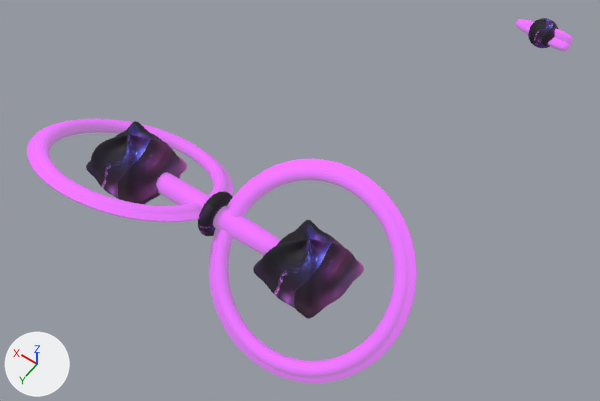
Renders of the FBX model Assets/Resources/enemies/models/vox/vox_medium.fbx from each side of a commit.
The view is the same before and after, from a camera (50 mm lens) standing at (-0.118, 0.171, 0.316) and looking at (0.039, -0.048, -0.029). The axes (+X, +Y, +Z) are drawn at lower left. The lights are the same throughout. Where no turn or scale is listed for an object, it has been applied to the vertices.

Before the edit, the objects in view are built like this:
```python
ob_backring = bpy.data.objects.new('backRing', me_mesh_003)
ob_backring.location = (0.1058, 0.0008, 0.0)
ob_backring.rotation_euler = (-1.047, 0.0, 0.0)  # degrees (-60, 0, 0)
ob_backring.scale = (0.0074, 0.0074, 0.0074)
ob_body = bpy.data.objects.new('body', me_mesh)
ob_body.location = (0.0, 0.0, 0.0)
ob_innerring = bpy.data.objects.new('innerRing', me_mesh_001)
ob_innerring.location = (0.0, 0.0008, 0.0)
ob_innerring.rotation_euler = (0.838, 0.0, 0.0)  # degrees (48, 0, 0)
ob_innerring.scale = (0.0074, 0.0074, 0.0074)
ob_set2_light_barrel = bpy.data.objects.new('set2_light:barrel', me_mesh_005)
ob_set2_light_barrel.location = (-0.0165, -0.2091, -0.0001)
ob_set2_light_barrel1 = bpy.data.objects.new('set2_light:barrel1', me_mesh_007)
ob_set2_light_barrel1.location = (-0.0165, -0.2091, -0.0001)
ob_set2_light_barrelmount = bpy.data.objects.new('set2_light:barrelMount', me_mesh_006)
ob_set2_light_barrelmount.location = (-0.0167, -0.2091, 0.0)
# also in view: 'joinPole2' at (0.058, 0.0, 0.0); 'backBody' at (0.105, 0.0, 0.0); 'midjoin' at (0.054, 0.0, 0.0)
```
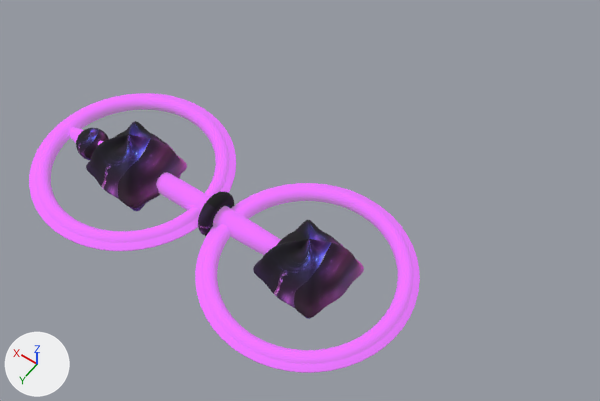
What differs and where, as boxes (x1, y1, x2, y2) in the pictures (600 x 401 px):
'innerRing', turned: before (209, 159, 417, 383); after (195, 183, 420, 373)
'backRing', turned: before (27, 118, 233, 222); after (29, 93, 236, 251)
'set2_light:barrelMount', moved: before (528, 18, 558, 48); after (76, 128, 109, 160)
'set2_light:barrel', moved: before (516, 19, 572, 51); after (70, 127, 104, 145)
'set2_light:barrel1', moved: before (516, 21, 573, 50); after (69, 128, 84, 143)

Patch to the scene script:
```diff
--- a/Assets/Resources/enemies/models/vox/vox_medium.fbx.py
+++ b/Assets/Resources/enemies/models/vox/vox_medium.fbx.py
@@ ob_backring @@
 ob_backring.location = (0.1058, 0.0008, 0.0)
-ob_backring.rotation_euler = (-1.047, 0.0, 0.0)  # degrees (-60, 0, 0)
+ob_backring.rotation_euler = (1.571, 0.0, 0.0)  # degrees (90, 0, 0)
 ob_backring.scale = (0.0074, 0.0074, 0.0074)
@@ ob_innerring @@
 ob_innerring.location = (0.0, 0.0008, 0.0)
-ob_innerring.rotation_euler = (0.838, 0.0, 0.0)  # degrees (48, 0, 0)
+ob_innerring.rotation_euler = (1.571, 0.0, 0.0)  # degrees (90, 0, 0)
 ob_innerring.scale = (0.0074, 0.0074, 0.0074)
@@ ob_set2_light_barrel @@
 ob_set2_light_barrel = bpy.data.objects.new('set2_light:barrel', me_mesh_005)
-ob_set2_light_barrel.location = (-0.0165, -0.2091, -0.0001)
+ob_set2_light_barrel.location = (0.1327, 0.0018, -0.0001)
@@ ob_set2_light_barrelmount @@
 ob_set2_light_barrelmount = bpy.data.objects.new('set2_light:barrelMount', me_mesh_006)
-ob_set2_light_barrelmount.location = (-0.0167, -0.2091, 0.0)
+ob_set2_light_barrelmount.location = (0.1325, 0.0018, 0.0)
@@ ob_set2_light_barrel1 @@
 ob_set2_light_barrel1 = bpy.data.objects.new('set2_light:barrel1', me_mesh_007)
-ob_set2_light_barrel1.location = (-0.0165, -0.2091, -0.0001)
+ob_set2_light_barrel1.location = (0.1327, 0.0018, -0.0001)
```
